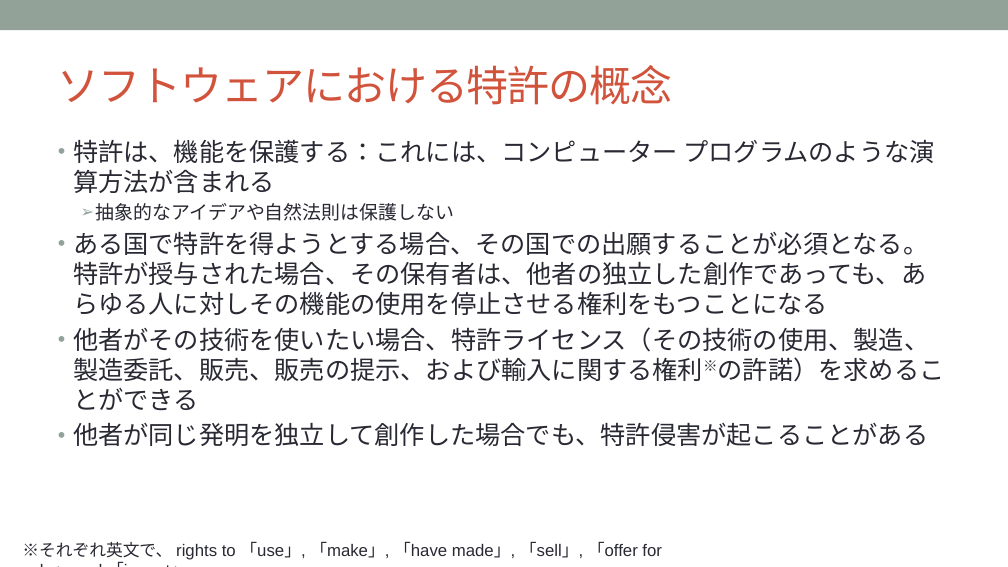
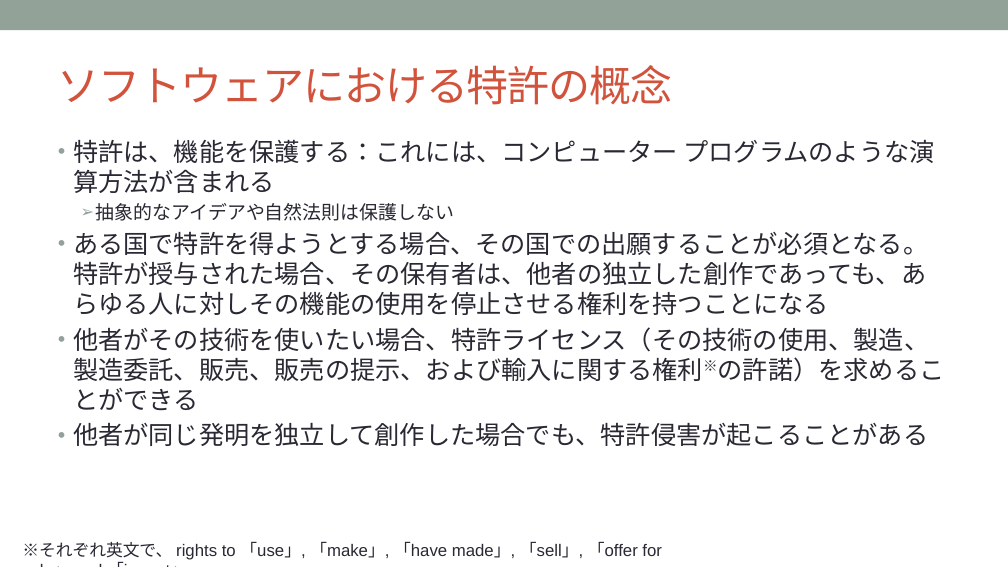
Before and after one commit to OpenChain-Project/Curriculum-Translation-JP, a slide deck: slide 10 of RELEASE/openchain-curriculum-for-1-1_JP.pptx. Drawn at 1008x567 pixels with LibreOffice and Linux fonts; fonts in the diff are those of the drawing; background and template pictures are left out. Boxes give left, top, right and bottom in pixels: in the first picture for what was removed or moved away, otherwise in the second. Text is boxed around its words. In the diff, an @@ line names an element or a change of style, - is before the commit and + after.

```diff
--- a/RELEASE/openchain-curriculum-for-1-1_JP.pptx
+++ b/RELEASE/openchain-curriculum-for-1-1_JP.pptx
@@ text at <box>73,231,928,315</box>: text changed @@
-• ある国で特許を得ようとする場合、その国での出願することが必須となる。特許が授与された場合、その保有者は、他者の独立した創作であっても、あらゆる人に対しその機能の使用を停止させる権利をもつことになる
+• ある国で特許を得ようとする場合、その国での出願することが必須となる。特許が授与された場合、その保有者は、他者の独立した創作であっても、あらゆる人に対しその機能の使用を停止させる権利を持つことになる
```
Also in this commit, not shown: 12 other slides changed.
